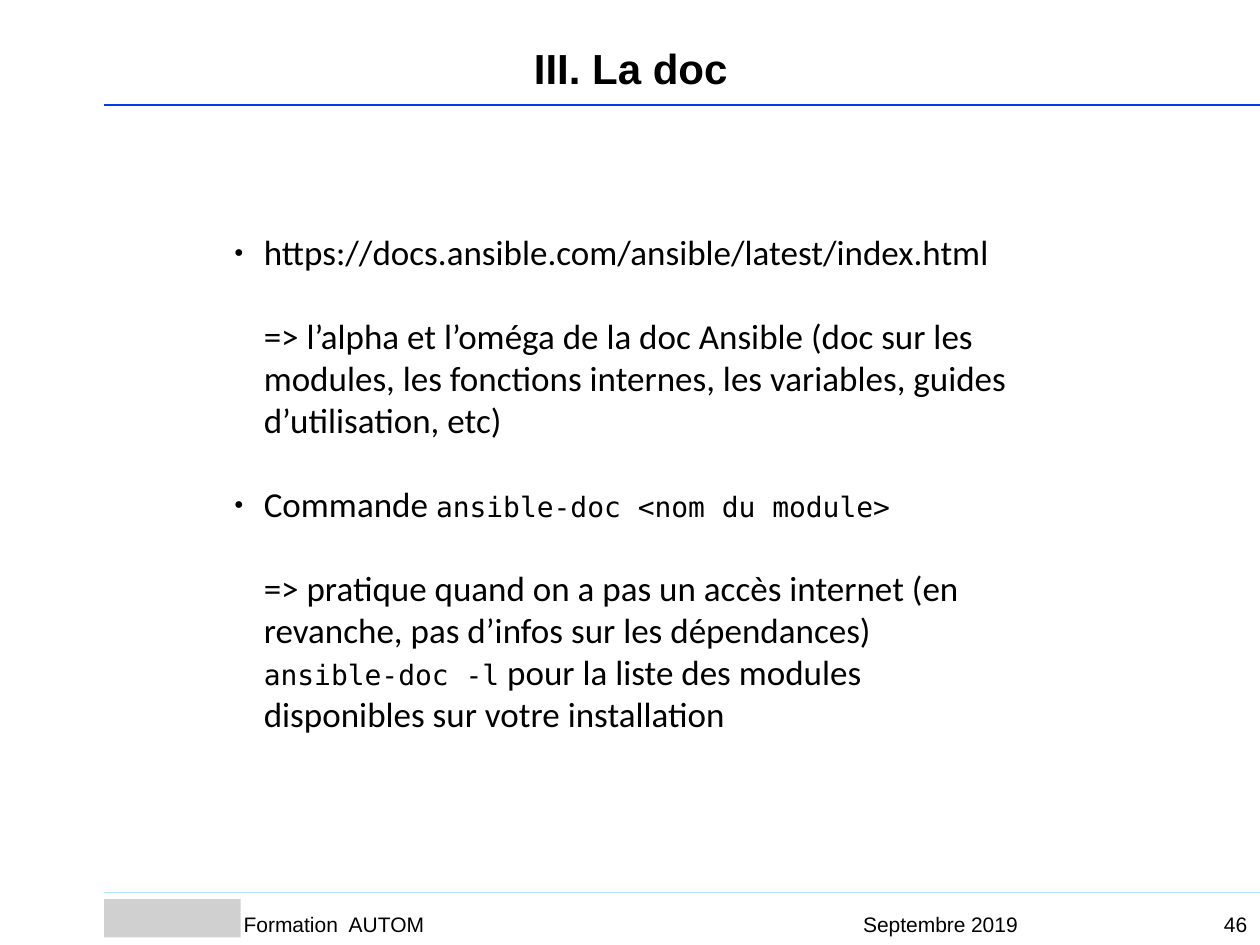
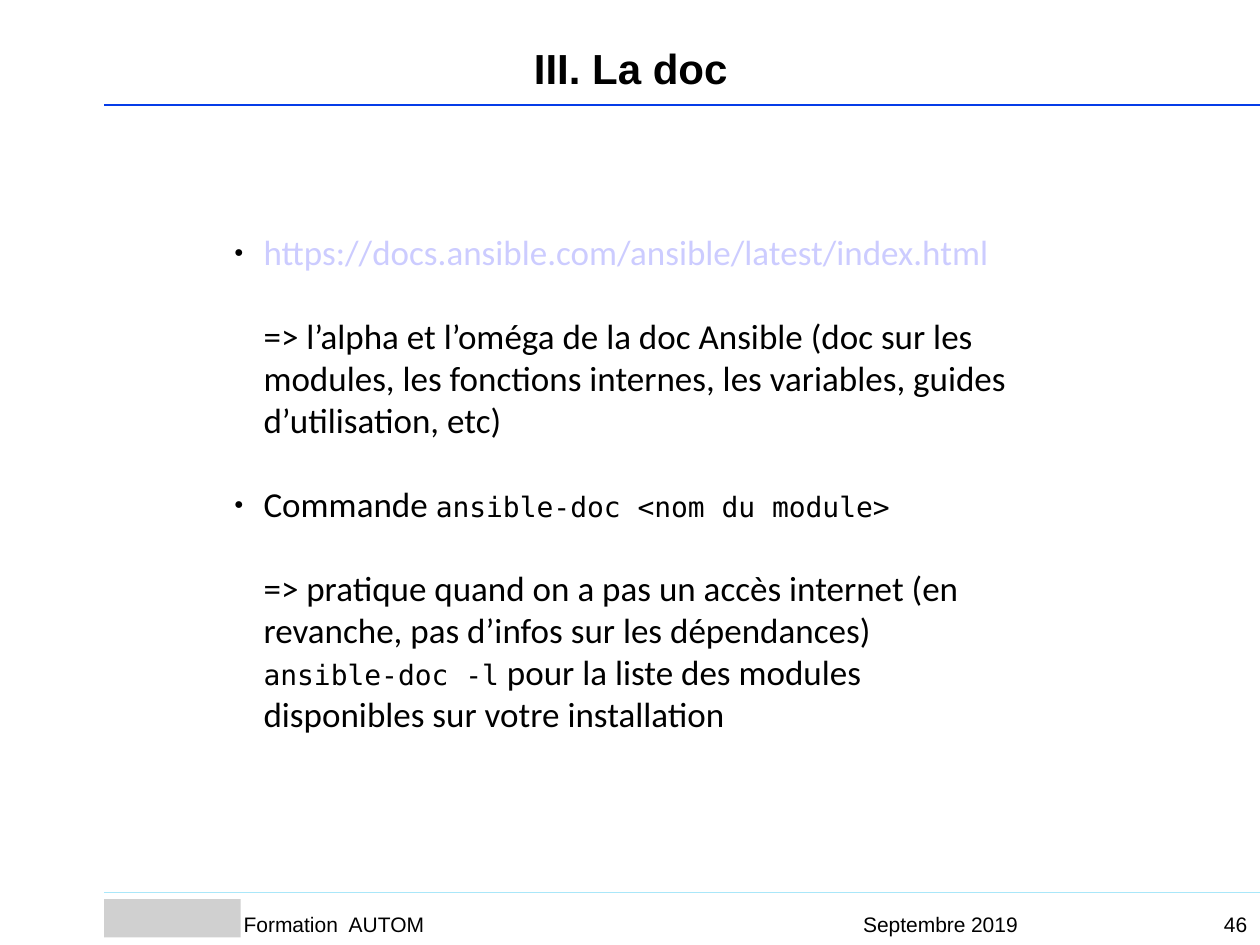
Before and after one commit to Sputnik93/cours_ansible, a slide deck: slide 46 of Ansible_support_cours_AGO.ppt. Drawn at 1260x945 pixels with LibreOffice and Linux fonts; fonts in the diff are those of the drawing; grey boxes stand for pictures; background and template pictures are left out. Boxes give left, top, right and bottom in pixels: in the first picture for what was removed or moved away, otherwise in the second. Text is boxed around its words. In the diff, an @@ line names an element or a change of style, - is before the commit and + after.

```diff
--- a/Ansible_support_cours_AGO.ppt
+++ b/Ansible_support_cours_AGO.ppt
@@ text "https://docs.ansible.com/ansible/latest/index.html => l’alph ..." at [264, 241, 1005, 733]: text colour #000000 to #CCCCFF in "https://docs.ansible.com/ansible/latest/index.html"; indent changed @@
```
Also in this commit, not shown: 13 other slides changed, 5 slides added, 15 slides removed.
